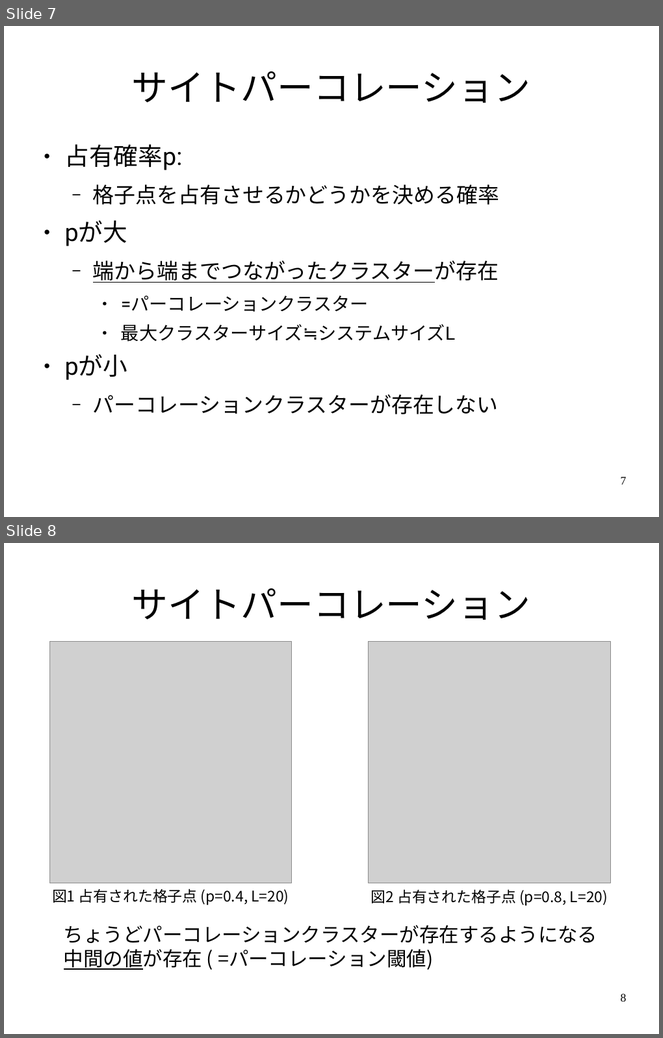
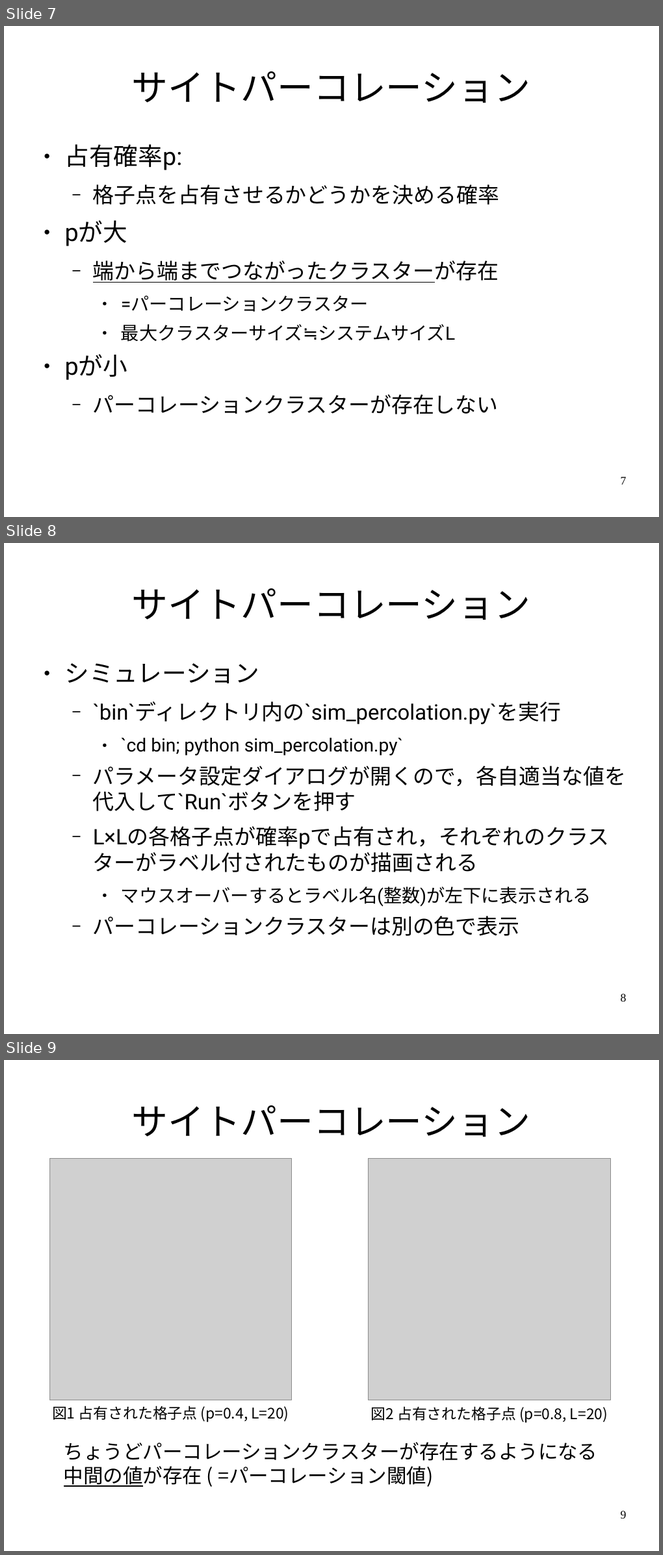
Before and after one commit to ssh0/SCS_yamlab2016, a slide deck: doc/slide.odp. Shown one above the other, each under a label of ours: slides 7 and 8 before the commit, slides 7, 8 and 9 after it. The pictures are 663x1038 and 663x1555 pixels, drawn with LibreOffice and Linux fonts; fonts in the diff are those of the drawing; grey boxes stand for pictures. Boxes give left, top, right and bottom in pixels: in the first picture for what was removed or moved away, otherwise in the second. Text is boxed around its words. In the diff, an @@ line names an element or a change of style, - is before the commit and + after.

```diff
--- a/doc/slide.odp
+++ b/doc/slide.odp
@@ slide 8 added at <box>4,543,659,1034</box>, background #FFFFFF @@
@@ title added at <box>132,588,530,620</box>, 44 pt, text #000000 @@
+サイトパーコレーション
@@ text added at <box>65,663,626,936</box>, 25.9 pt, text #000000 @@
+● シミュレーション
+  − `bin`ディレクトリ内の`sim_percolation.py`を実行
+    ● `cd bin; python sim_percolation.py`
+  − パラメータ設定ダイアログが開くので，各自適当な値を代入して`Run`ボタンを押す
+  − L×Lの各格子点が確率pで占有され，それぞれのクラスターがラベル付されたものが描画される
+    ● マウスオーバーするとラベル名(整数)が左下に表示される
+  − パーコレーションクラスターは別の色で表示
@@ page number added at <box>621,994,627,1002</box>, 14 pt, text #000000 @@
+8
@@ what was slide 8 is now slide 9 @@
@@ page number at <box>621,1511,627,1519</box>: text changed @@
-8
+9
```
Also in this commit, not shown: 2 slides changed, 8 other slides added.
